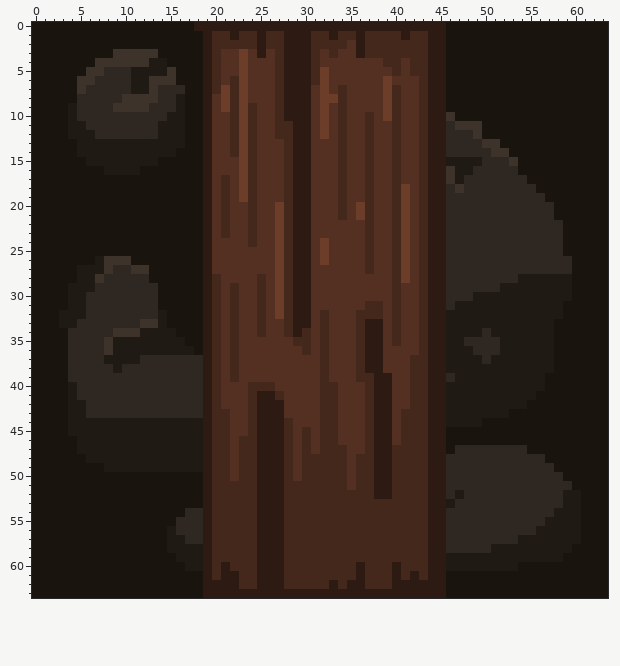
File history of a pixel-art sprite, wolf-and-stein-unity-project/Assets/Textures/wall2.png. Above is the file before it was changed.
The file is 64x64 pixels. Colours within 5 levels of each other are drawn and written as one.
New version:
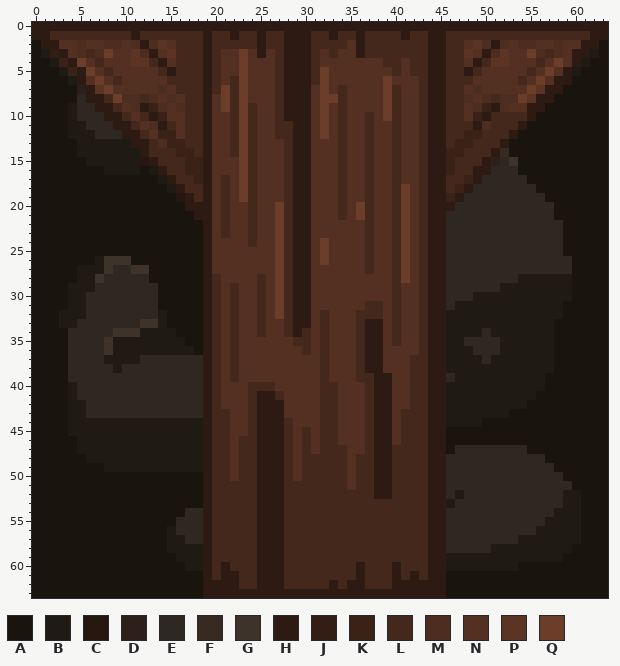
Palette (. is transparent): A #1a140f  B #201a15  C #261711  D #2d201a  E #2e2722  F #372a22  G #3e332b  H #2d1a12  J #331d14  K #3a2217  L #45281c  M #4d2d1f  N #533021  P #5b3424  Q #6c3e2a
Diff:
Changed rows in their new state; - is an unchanged pixel.
first column x 0:
 0 HHHHHHHHHHHHHHHHHH----------------------------HHHHHHHHHHHHHHHHHH
 1 HHLLLLLLLLLHLLLLLLL---------------------------LLLLLLLLLLLLLLLLHH
 2 -HHNNMNNMMNMHMPNLLL---------------------------LLNPMHMNMMNNMNNHH-
 3 -BJHNMLMQNNPMHNPLLL---------------------------LLPNHMPNNQMLMNHHB-
 4 --BKHQNLNNNPPLHNLLL---------------------------LLNHLPPNNNLNQNHB--
 5 ---BKHQNLNNNNNLHLLL---------------------------LLHLNNNNNLNQNHB---
 6 ----BHNQNLNNNNNLLLL---------------------------LLLNNNNNLNQNHH----
 7 -----DHPQNNNNNMNLLL---------------------------LLNMNNNNNQPHH-----
 8 ------HHLQMMLMNMNLL---------------------------LLMNMLMMQPHH------
 9 -------HHLNMHKMNMLL---------------------------LLNMKHMNNHH-------
10 --------HHLNLHKNNLL---------------------------LLNKHLLLLH--------
11 ---------HHLNMHLNLL---------------------------LLLHMLLLH---------
12 ----------HHLNKKNLL---------------------------LLKKLLLH----------
13 -----------HHLMKKLL---------------------------LKKLLLH-----------
14 ------------HLLLKKL---------------------------KKLLLHF-----------
15 ------------CHLLLKK---------------------------KLLLHD------------
16 -------------BHLLKK---------------------------KLLHH-------------
17 --------------BHLLK---------------------------LLKH--------------
18 ---------------BHLL---------------------------LKH---------------
19 ----------------CHL---------------------------KH----------------
20 -----------------HH---------------------------H-----------------
21 ------------------H---------------------------------------------
Pixel boxes of the changes (left, top, right, bottom) in both pictures:
changed: (32, 22, 203, 220)
changed: (446, 22, 608, 211)
